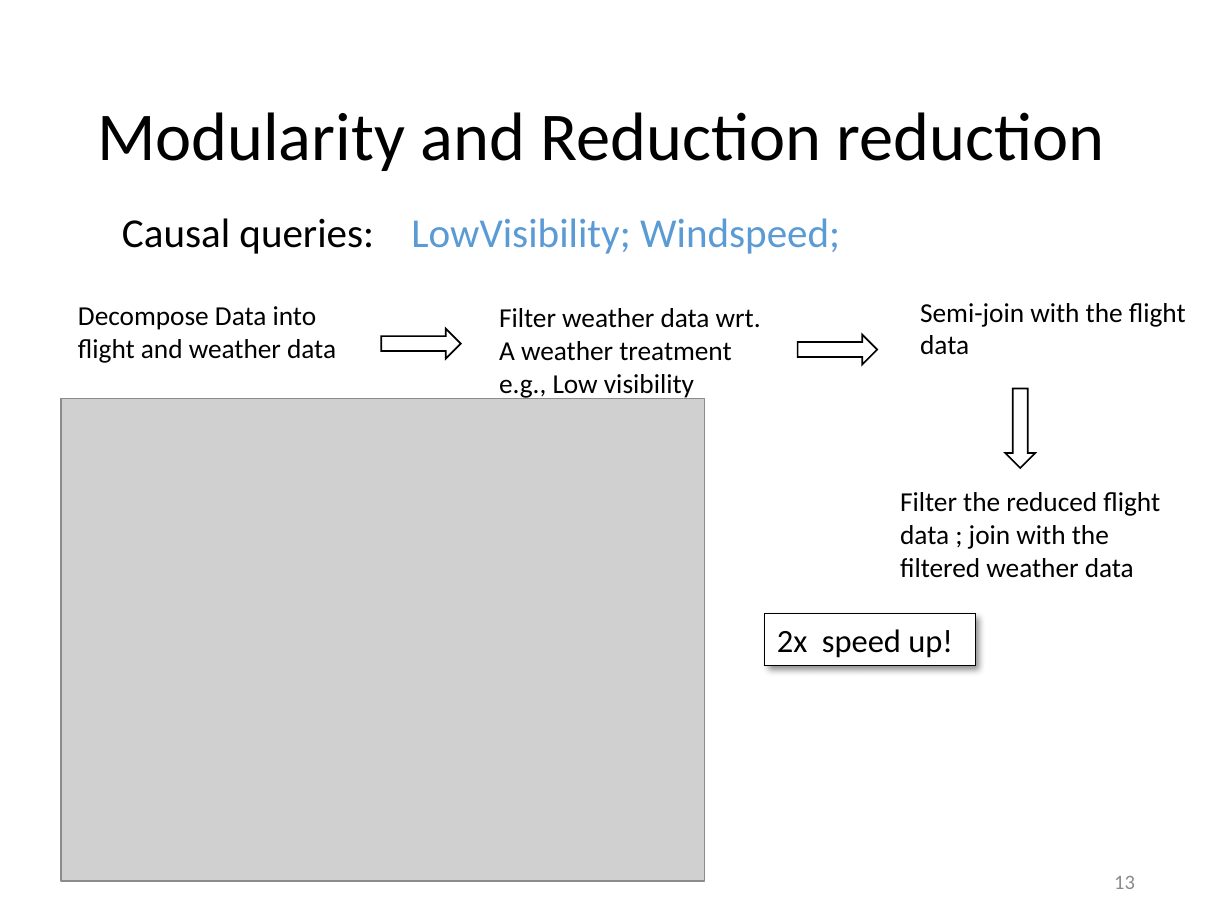
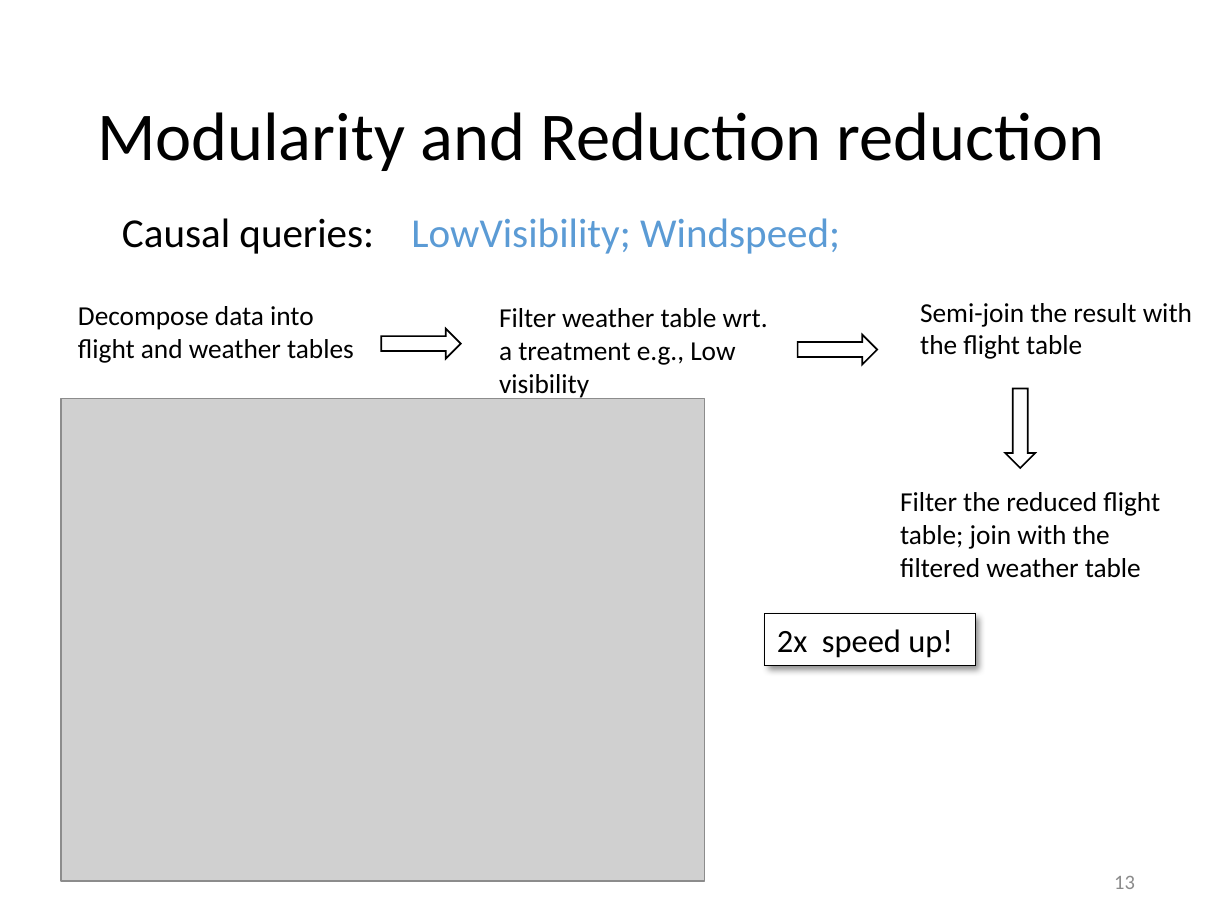
Before and after one commit to uwdb/website, a slide deck: slide 13 of events/database_day/2016/slides/causality_BD.pptx. Drawn at 1232x924 pixels with LibreOffice and Linux fonts; fonts in the diff are those of the drawing; grey boxes stand for pictures. Boxes give left, top, right and bottom in pixels: in the first picture for what was removed or moved away, otherwise in the second. Text is boxed around its words. In the diff, an @@ line names an element or a change of style, - is before the commit and + after.

```diff
--- a/events/database_day/2016/slides/causality_BD.pptx
+++ b/events/database_day/2016/slides/causality_BD.pptx
@@ text at box(78, 306, 354, 363): text changed @@
-      Decompose Data into flight and weather data
+      Decompose data into flight and weather tables
@@ text at box(499, 308, 768, 399): text changed @@
-      Filter weather data wrt. A weather treatment e.g., Low visibility
+      Filter weather table wrt. a treatment e.g., Low visibility
@@ text at box(920, 303, 1192, 359): text changed @@
-      Semi-join with the flight data
+      Semi-join the result with the flight table
@@ text at box(900, 492, 1160, 578): text changed @@
-      Filter the reduced flight data ; join with the filtered weather data
+      Filter the reduced flight table; join with the filtered weather table
```
Also in this commit, not shown: 2 other slides changed, 1 slide removed.
